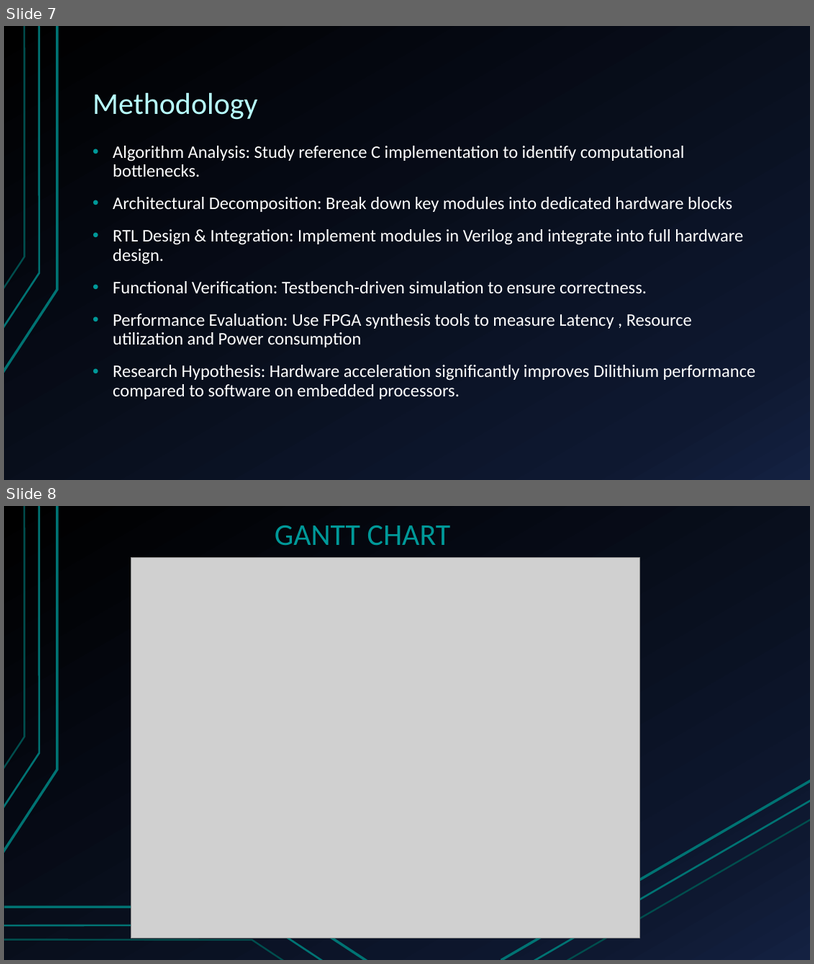
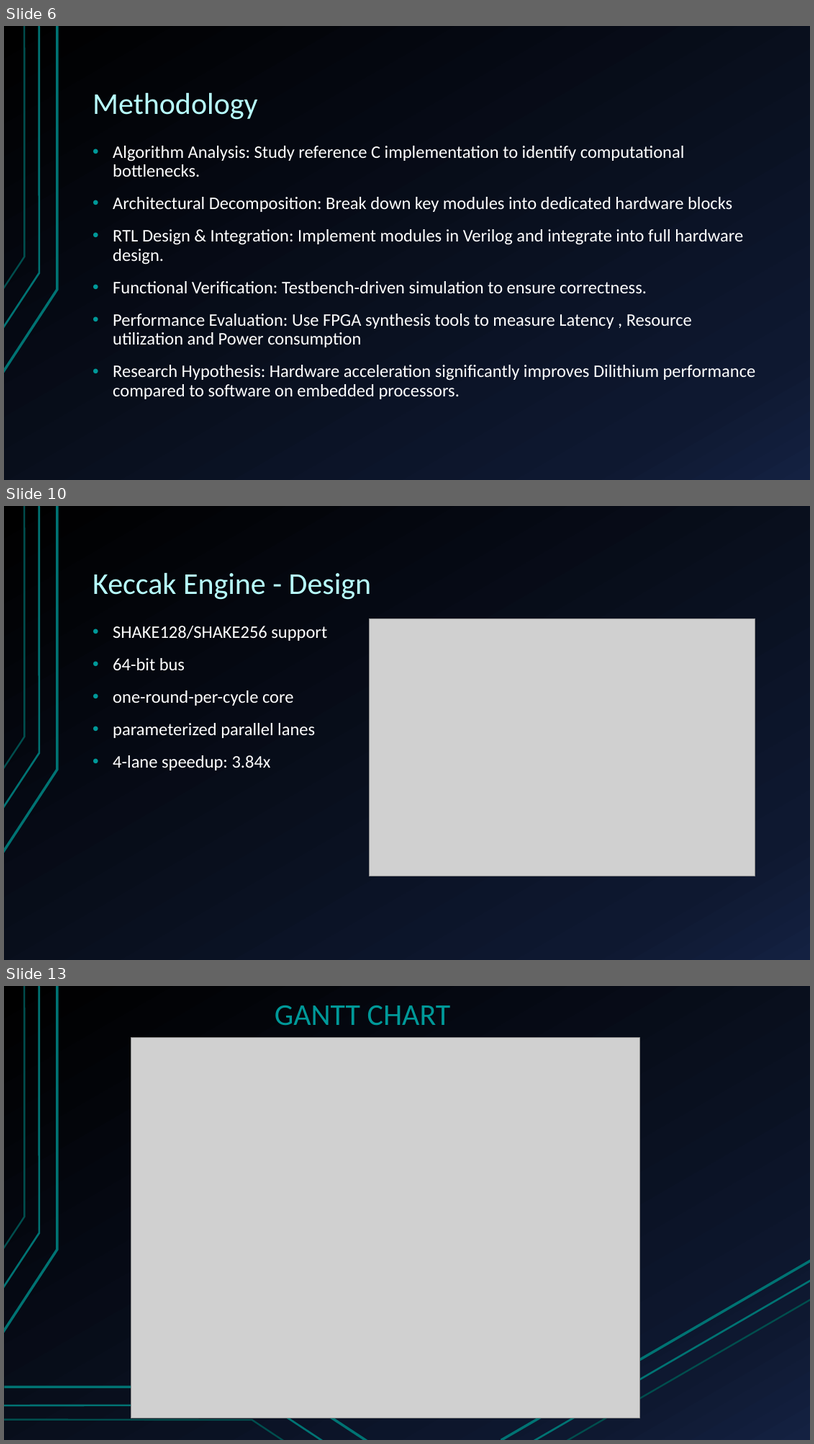
Before and after one commit to AbdulAhad36/dilithium-hp-hw, a slide deck: docs/midyear-evalutaion-presentation.pptx. Shown one above the other, each under a label of ours: slides 7 and 8 before the commit, slides 6, 10 and 13 after it; the slides between them are not shown. The pictures are 814x964 and 814x1444 pixels, drawn with LibreOffice and Linux fonts; fonts in the diff are those of the drawing; grey boxes stand for pictures. Boxes give left, top, right and bottom in pixels: in the first picture for what was removed or moved away, otherwise in the second. Text is boxed around its words. In the diff, an @@ line names an element or a change of style, - is before the commit and + after.

```diff
--- a/docs/midyear-evalutaion-presentation.pptx
+++ b/docs/midyear-evalutaion-presentation.pptx
@@ slide 10 added at bbox=[4, 506, 810, 960], background gradient #000000 to #0F1931 to #142242; not listed: 3 template elements that a slide beside it also shows @@
@@ title added at bbox=[93, 573, 372, 600], 36 pt, text #B8FFFF @@
+Keccak Engine - Design
@@ text added at bbox=[113, 626, 327, 770], 21 pt, text #FFFFFF @@
+• SHAKE128/SHAKE256 support
+• 64-bit bus
+• one-round-per-cycle core
+• parameterized parallel lanes
+• 4-lane speedup: 3.84x
@@ picture added at bbox=[369, 618, 756, 875] @@
@@ what was slide 7 is now slide 6 @@
@@ what was slide 8 is now slide 13 @@
```
Also in this commit, not shown: 2 slides changed, 3 other slides added, 1 slide removed, 2 other files.
